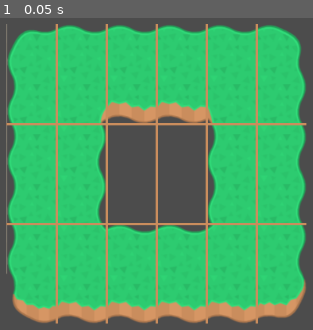
Above: before the commit, frame 1.
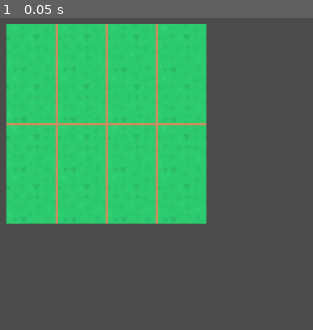
Above: after the commit, the same moment.

Repository: Drarch/EcologySim
Game: Godot game, scene res://scenes/scene_herbivore.tscn
The game is run twice, just before and just after one commit, with the same random seed, the same clock (stepped at 60 frames per second) and the same inputs.
Inputs:
- Up to frame 1 (0.05 s): no input

The runs differ from the first frame. In frame 1, 62% of the frame differs, in the area x 1-99%, y 1-99%.

Commit message:
CHANGE: autotile to atlas. For change region purpose

Diff:
--- a/source/assets/tilemap/ground_tileset.tres
+++ b/source/assets/tilemap/ground_tileset.tres
@@ -3,14 +3,12 @@
 [ext_resource path="res://assets/tilemap/tilemap_ground.png" type="Texture" id=1]
 
 [resource]
-0/name = "Desert"
+0/name = "Grass"
 0/texture = ExtResource( 1 )
 0/tex_offset = Vector2( 0, 0 )
 0/modulate = Color( 1, 1, 1, 1 )
-0/region = Rect2( 0, 0, 320, 192 )
-0/tile_mode = 1
-0/autotile/bitmask_mode = 0
-0/autotile/bitmask_flags = [ Vector2( 0, 0 ), 256, Vector2( 0, 1 ), 260, Vector2( 0, 2 ), 4, Vector2( 1, 0 ), 320, Vector2( 1, 1 ), 325, Vector2( 1, 2 ), 5, Vector2( 2, 0 ), 64, Vector2( 2, 1 ), 65, Vector2( 2, 2 ), 1, Vector2( 3, 0 ), 69, Vector2( 3, 1 ), 321, Vector2( 4, 0 ), 261, Vector2( 4, 1 ), 324 ]
+0/region = Rect2( 320, 0, 320, 192 )
+0/tile_mode = 2
 0/autotile/icon_coordinate = Vector2( 1, 1 )
 0/autotile/tile_size = Vector2( 64, 64 )
 0/autotile/spacing = 0
@@ -26,14 +24,12 @@
 0/shape_one_way_margin = 0.0
 0/shapes = [  ]
 0/z_index = 0
-1/name = "Grass"
+1/name = "No Grass"
 1/texture = ExtResource( 1 )
 1/tex_offset = Vector2( 0, 0 )
 1/modulate = Color( 1, 1, 1, 1 )
-1/region = Rect2( 320, 0, 320, 192 )
-1/tile_mode = 1
-1/autotile/bitmask_mode = 0
-1/autotile/bitmask_flags = [ Vector2( 0, 0 ), 432, Vector2( 0, 1 ), 438, Vector2( 0, 2 ), 54, Vector2( 1, 0 ), 504, Vector2( 1, 1 ), 511, Vector2( 1, 2 ), 63, Vector2( 2, 0 ), 216, Vector2( 2, 1 ), 219, Vector2( 2, 2 ), 27, Vector2( 3, 0 ), 255, Vector2( 3, 1 ), 507, Vector2( 4, 0 ), 447, Vector2( 4, 1 ), 510 ]
+1/region = Rect2( 640, 256, 320, 192 )
+1/tile_mode = 2
 1/autotile/icon_coordinate = Vector2( 1, 1 )
 1/autotile/tile_size = Vector2( 64, 64 )
 1/autotile/spacing = 0
@@ -49,49 +45,3 @@
 1/shape_one_way_margin = 0.0
 1/shapes = [  ]
 1/z_index = 0
-2/name = "Coruption"
-2/texture = ExtResource( 1 )
-2/tex_offset = Vector2( 0, 0 )
-2/modulate = Color( 1, 1, 1, 1 )
-2/region = Rect2( 640, 0, 320, 192 )
-2/tile_mode = 1
-2/autotile/bitmask_mode = 0
-2/autotile/bitmask_flags = [ Vector2( 0, 0 ), 256, Vector2( 0, 1 ), 260, Vector2( 0, 2 ), 4, Vector2( 1, 0 ), 320, Vector2( 1, 1 ), 325, Vector2( 1, 2 ), 5, Vector2( 2, 0 ), 64, Vector2( 2, 1 ), 65, Vector2( 2, 2 ), 1, Vector2( 3, 0 ), 69, Vector2( 3, 1 ), 321, Vector2( 4, 0 ), 261, Vector2( 4, 1 ), 324 ]
-2/autotile/icon_coordinate = Vector2( 1, 1 )
-2/autotile/tile_size = Vector2( 64, 64 )
-2/autotile/spacing = 0
-2/autotile/occluder_map = [  ]
-2/autotile/navpoly_map = [  ]
-2/autotile/priority_map = [  ]
-2/autotile/z_index_map = [  ]
-2/occluder_offset = Vector2( 0, 0 )
-2/navigation_offset = Vector2( 0, 0 )
-2/shape_offset = Vector2( 0, 0 )
-2/shape_transform = Transform2D( 1, 0, 0, 1, 0, 0 )
-2/shape_one_way = false
-2/shape_one_way_margin = 0.0
-2/shapes = [  ]
-2/z_index = 0
-3/name = "No Grass"
-3/texture = ExtResource( 1 )
-3/tex_offset = Vector2( 0, 0 )
-3/modulate = Color( 1, 1, 1, 1 )
-3/region = Rect2( 640, 256, 320, 192 )
-3/tile_mode = 1
-3/autotile/bitmask_mode = 0
-3/autotile/bitmask_flags = [ Vector2( 0, 0 ), 256, Vector2( 0, 1 ), 260, Vector2( 0, 2 ), 4, Vector2( 1, 0 ), 320, Vector2( 1, 1 ), 325, Vector2( 1, 2 ), 5, Vector2( 2, 0 ), 64, Vector2( 2, 1 ), 65, Vector2( 2, 2 ), 1, Vector2( 3, 0 ), 69, Vector2( 3, 1 ), 321, Vector2( 4, 0 ), 261, Vector2( 4, 1 ), 324 ]
-3/autotile/icon_coordinate = Vector2( 0, 0 )
-3/autotile/tile_size = Vector2( 64, 64 )
-3/autotile/spacing = 0
-3/autotile/occluder_map = [  ]
-3/autotile/navpoly_map = [  ]
-3/autotile/priority_map = [  ]
-3/autotile/z_index_map = [  ]
-3/occluder_offset = Vector2( 0, 0 )
-3/navigation_offset = Vector2( 0, 0 )
-3/shape_offset = Vector2( 0, 0 )
-3/shape_transform = Transform2D( 1, 0, 0, 1, 0, 0 )
-3/shape_one_way = false
-3/shape_one_way_margin = 0.0
-3/shapes = [  ]
-3/z_index = 0
--- a/source/scenes/objects/ground_tilemap.tscn
+++ b/source/scenes/objects/ground_tilemap.tscn
@@ -7,10 +7,10 @@
 [node name="TileMap" type="TileMap"]
 tile_set = ExtResource( 1 )
 cell_tile_origin = 1
+centered_textures = true
 format = 1
 tile_data = PoolIntArray( 0, 1, 0, 1, 1, 1, 2, 1, 1, 3, 1, 1, 4, 1, 1, 5, 1, 2, 65536, 1, 65536, 65537, 1, 3, 65538, 1, …(415 unchanged characters)…
 script = ExtResource( 2 )
-sectorScale = Vector2( 1, 2 )
 
 [node name="Grid" type="Node2D" parent="."]
 script = ExtResource( 3 )
--- a/source/scenes/scene_herbivore.tscn
+++ b/source/scenes/scene_herbivore.tscn
@@ -7,6 +7,8 @@
 
 [node name="TileMap" parent="." instance=ExtResource( 1 )]
 position = Vector2( 117.468, 91.2756 )
+tile_data = PoolIntArray( 0, 0, 65537, 1, 0, 65537, 2, 0, 65537, 3, 0, 65537, 65536, 0, 65537, 65537, 0, 65537, 65538, 0, 65537, 65539, 0, 65537, 131072, 0, 65537, 131073, 0, 65537, 131074, 0, 65537, 131075, 0, 65537, 196608, 0, 65537, 196609, 0, 65537, 196610, 0, 65537, 196611, 0, 65537 )
+sectorScale = Vector2( 1, 2 )
 
 [node name="Animal" parent="." instance=ExtResource( 2 )]
 visible = false
